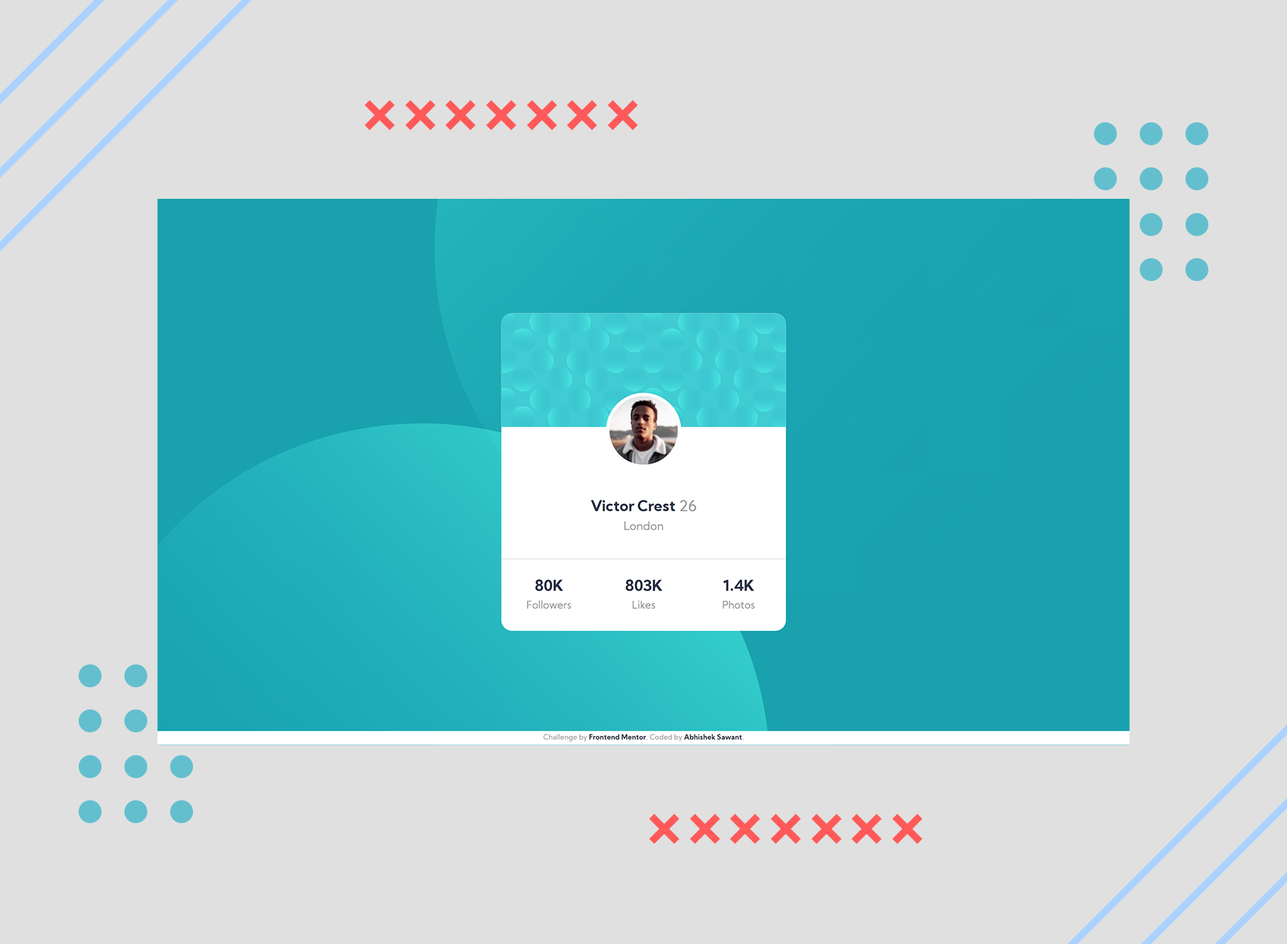
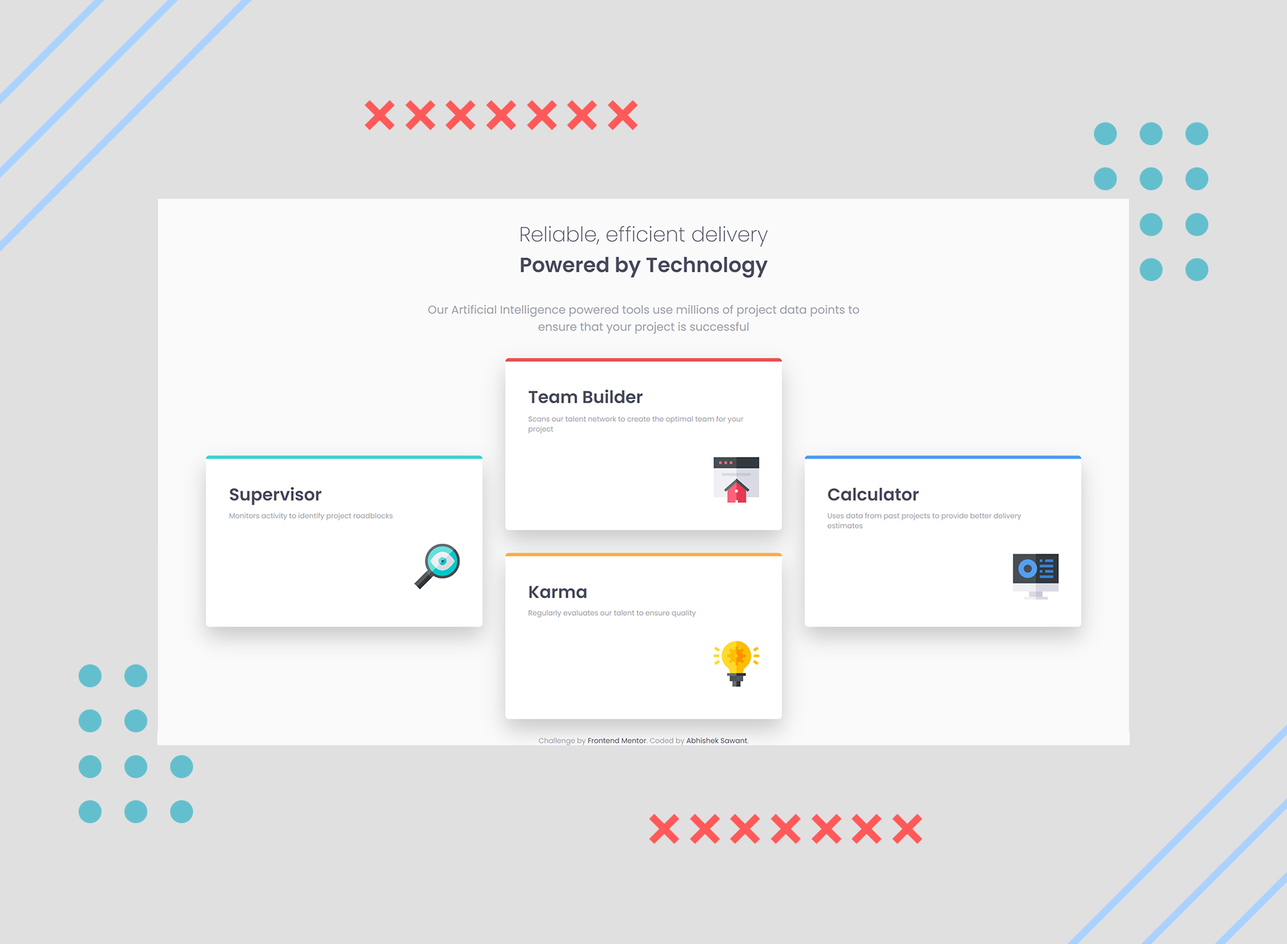
Layered file, before and after one edit (1287x944). Changes by layer:
added layer "009" above "008" over [157, 198, 1131, 746]
